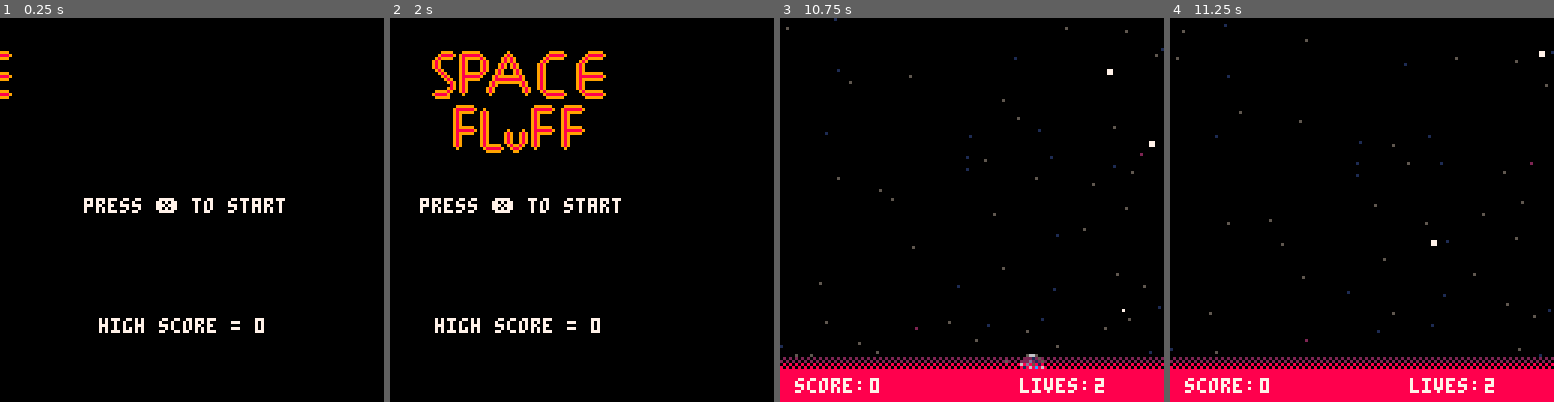
Above: before the commit, frames 1-4 (left to right).
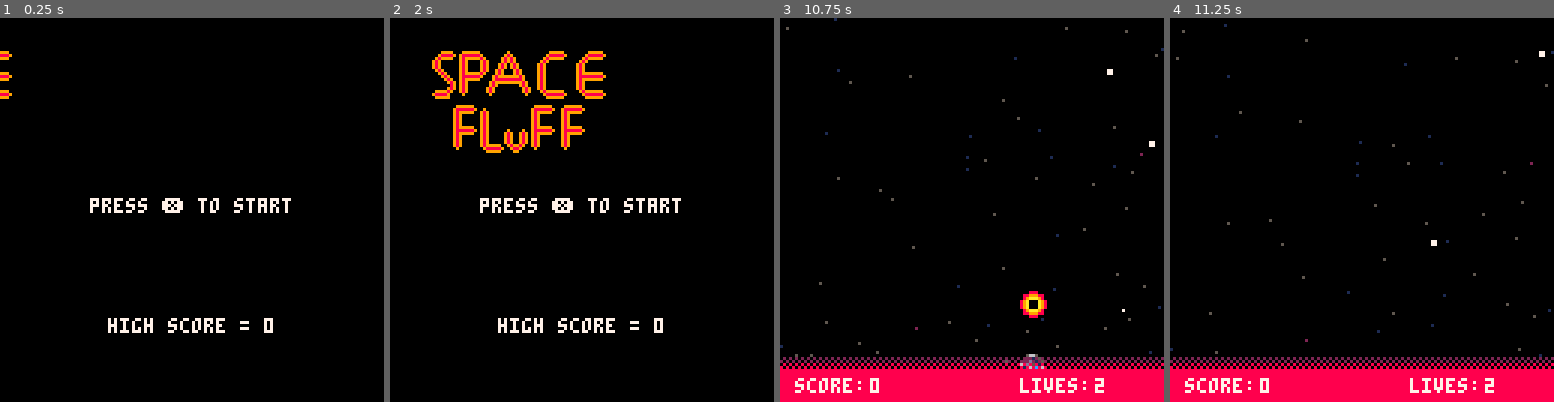
Above: after the commit, the same moments.

Repository: kris-pearman/Space-Fluff
Game: PICO-8 cartridge game.p8
The game is run twice, just before and just after one commit, with the same random seed, the same clock (stepped at 60 frames per second) and the same inputs.
Inputs:
- Up to frame 1 (0.25 s): no input
- Up to frame 2 (2 s): tap X (X key) at 0.33, 1.07, 1.85 s; tap O (Z key) at 0.7, 1.7 s; hold Right from 1.6 s (still down)
- Up to frame 3 (10.75 s): release Right at 2.1 s; tap O (Z key) every 0.4 s from 2.1 to 10.5 s; hold Up 2.15-2.42 s; hold Right 2.47-3.03 s; tap X (X key) every 1.12 s from 2.97 to 9.67 s; hold Left 3.08-3.58 s; hold Down 3.63-3.97 s; hold Right 4.02-4.68 s; hold Up 4.73-5.03 s; hold Left 5.08-5.68 s; hold Down 5.73-6.03 s; hold Right 6.08-6.58 s; hold Right 6.63-7.13 s; hold Up 7.18-7.45 s; hold Right 7.5-8.07 s; hold Left 8.12-8.62 s; hold Down 8.67-9 s; hold Right 9.05-9.72 s; hold Up 9.77-10.07 s; hold Left 10.12-10.72 s
- Up to frame 4 (11.25 s): hold Down 10.77-11.07 s; tap X (X key) at 10.78 s; tap O (Z key) at 10.9 s; hold Right from 11.12 s (still down)

The runs differ from the first frame. In frame 1, 2.0% of the frame differs, in the area x 21-76%, y 46-83%; in frame 2, 2.3%, in the area x 7-76%, y 46-83%; in frame 3, 0.3%; in frame 4, nothing differs.

Commit message:
Text on title centers itself automatically. Added explosion on crashing to enemies.

Diff:
--- a/game.p8
+++ b/game.p8
@@ -156,8 +156,8 @@
     cls(black)
     if game_state == "title" then
         draw_title_logo()
-        print("press ❎ to start",28-title_offset,60,white)
-        print("high score = " .. hi_score,33-title_offset,100,white)
+        print("press ❎ to start",hcenter("press ❎ to start "),60,white)
+        print("high score = " .. hi_score,hcenter("high score = " .. hi_score),100,white)
     else
         if game_state == "gameplay" then
 
@@ -682,6 +682,7 @@
             if (objects_have_collided(enemy, player)) then
                 sfx(0)
                 del(enemies,enemy)
+                create_explosion(enemy.x+4,enemy.y+3)
                 handle_player_death()
             end
         end
@@ -859,6 +860,14 @@
     function draw_game_over()
         print(game_state,45,50,blue)
     end
+
+    function hcenter(s)
+        -- screen center minus the
+        -- string length times the
+        -- pixels in a char's width,
+        -- cut in half
+        return 64-#s*2
+      end
 
     function draw_decorations()
         if (cur_frame > 500 ) then
